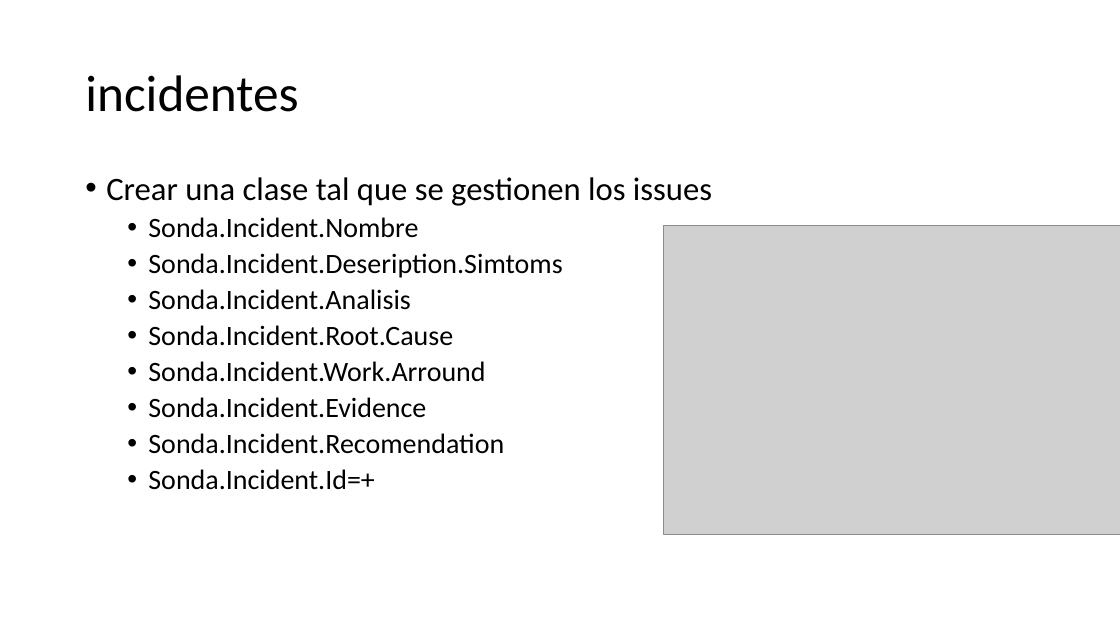
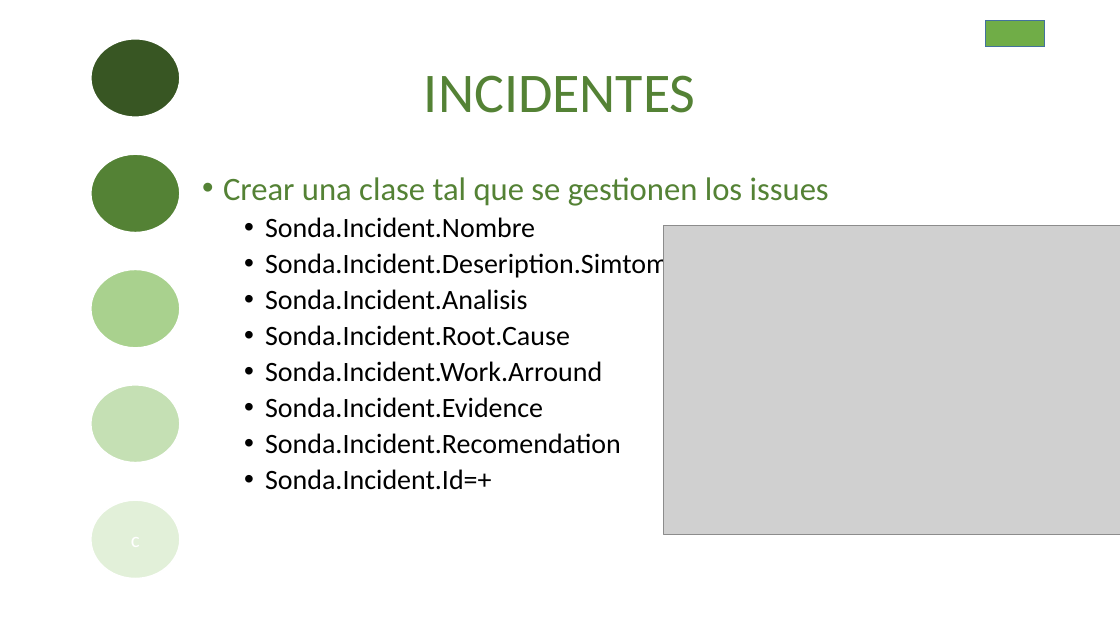
Before and after one commit to juande007/generadorDeReporte, a slide deck: slide 8 of Documentación/Documentation.pptx. Drawn at 1120x630 pixels with LibreOffice and Linux fonts; fonts in the diff are those of the drawing; grey boxes stand for pictures. Boxes give left, top, right and bottom in pixels: in the first picture for what was removed or moved away, otherwise in the second. Text is boxed around its words. In the diff, an @@ line names an element or a change of style, - is before the commit and + after.

Commit message:
Creacion de instalador
Se crea el Insatalador y se arregla el validador, haciendo que se inicie cada que se reinicia la Sonda. Se crea la biblioteca en documentacion.

```diff
--- a/Documentación/Documentation.pptx
+++ b/Documentación/Documentation.pptx
@@ action button blank added at (986, 20, 1045, 46), fill #70AD47, outline #43739E 1 pt @@
@@ ellipse added at (91, 39, 180, 118), fill #385723, outline #FFFFFF 1.5 pt @@
@@ title at (424, 75, 696, 113): text changed; size 44 to 48 pt; text colour #000000 to #548235 @@
-incidentes
+INCIDENTES
@@ ellipse added at (91, 154, 180, 233), fill #548235, outline #FFFFFF 1.5 pt @@
@@ text "Crear una clase tal que ...": place and size @@
-text "Crear una clase tal que ..." at (106, 177, 712, 490)
+text "Crear una clase tal que ..." at (223, 177, 829, 490)
@@ text at (223, 177, 829, 206): text colour #000000 to #548235 in "Crear una clase tal que se gestionen ..." @@
@@ ellipse added at (91, 270, 180, 349), fill #A9D18E, outline #FFFFFF 1.5 pt @@
@@ ellipse added at (91, 385, 180, 463), fill #C5E0B4, outline #FFFFFF 1.5 pt @@
@@ ellipse added at (91, 500, 180, 579), fill #E2F0D9, outline #FFFFFF 1.5 pt @@
```
Also in this commit, not shown: 6 other slides changed, 6 slides added, 1 slide removed, 9 other files.
